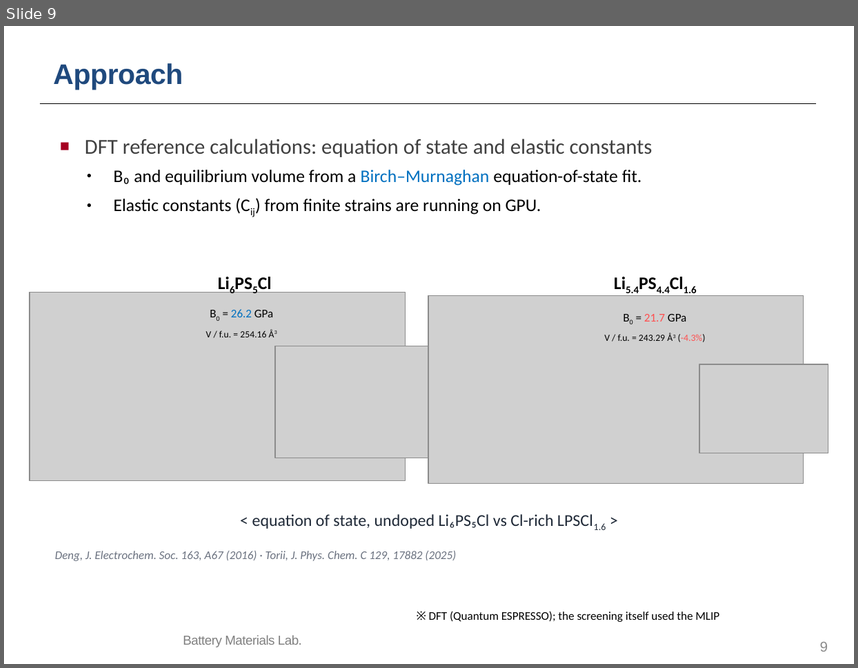
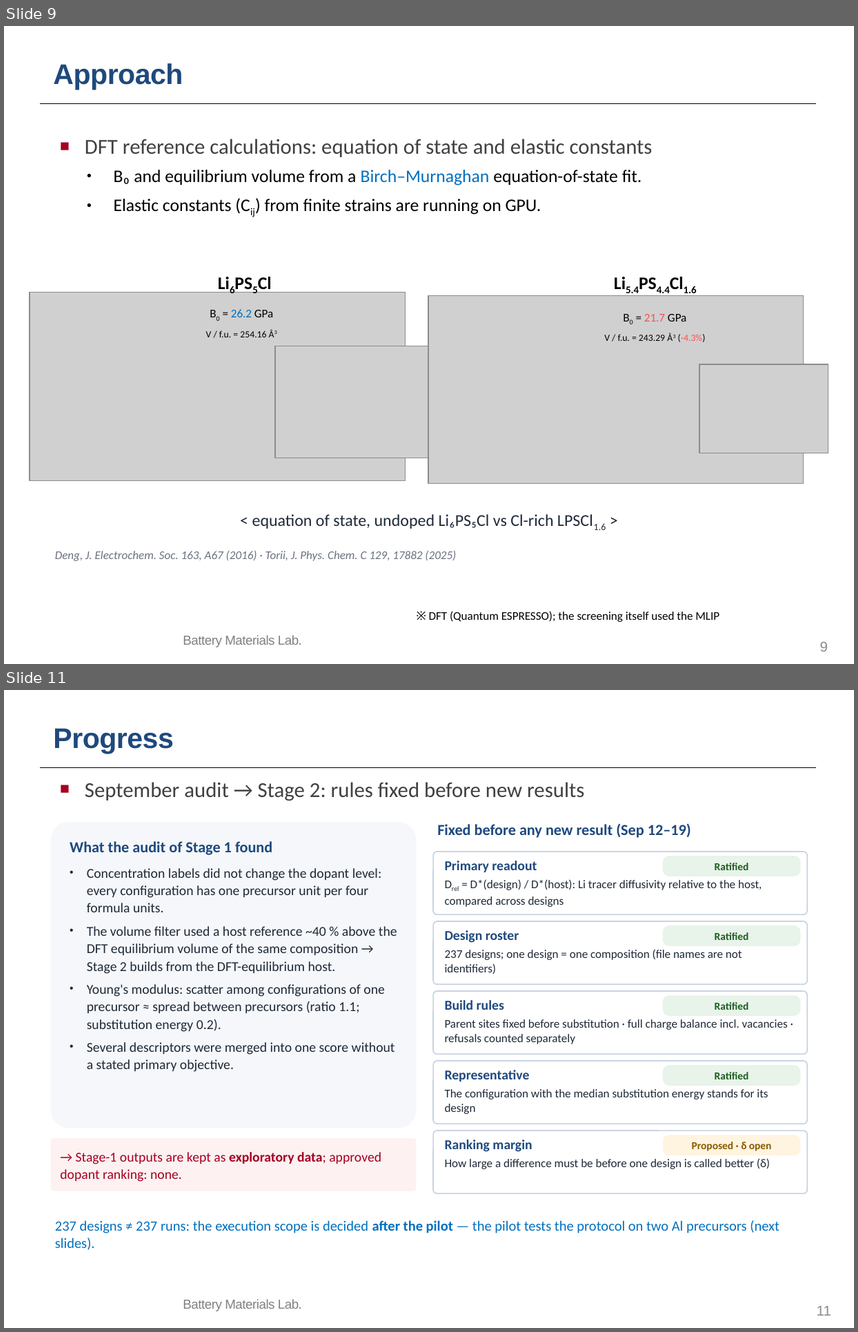
Before and after one commit to yonghoon7153-source/Yonghoon-DEM-DFT, a slide deck: kb/seminars/Research_Seminar_2026_10_13_cascade_progress.pptx. Shown one above the other, each under a label of ours: slide 9 before the commit, slides 9 and 11 after it; the slides between them are not shown. The pictures are 858x668 and 858x1332 pixels, drawn with LibreOffice and Linux fonts; fonts in the diff are those of the drawing; grey boxes stand for pictures; background and template pictures are left out. Boxes give left, top, right and bottom in pixels: in the first picture for what was removed or moved away, otherwise in the second. Text is boxed around its words. In the diff, an @@ line names an element or a change of style, - is before the commit and + after.

```diff
--- a/kb/seminars/Research_Seminar_2026_10_13_cascade_progress.pptx
+++ b/kb/seminars/Research_Seminar_2026_10_13_cascade_progress.pptx
@@ slide 11 added at (4, 690, 854, 1328), background #FFFFFF; not listed: 3 template elements that a slide beside it also shows @@
@@ text added at (53, 728, 173, 754), 24 pt, text #1F497D, bold @@
+Progress
@@ text added at (85, 782, 584, 801), 18 pt, text #404040 @@
+■ September audit → Stage 2: rules fixed before new results
@@ rounded rectangle added at (51, 822, 417, 1127), fill #F5F7FA, 11.5 pt, text #1F2937 @@
+What the audit of Stage 1 found
+• Concentration labels did not change the dopant level: every configuration has one precursor unit per four formula units.
+• The volume filter used a host reference ~40 % above the DFT equilibrium volume of the same composition → Stage 2 builds from the DFT-equilibrium host.
+• Young's modulus: scatter among configurations of one precursor ≈ spread between precursors (ratio 1.1; substitution energy 0.2).
+• Several descriptors were merged into one score without a stated primary objective.
@@ text added at (437, 823, 691, 838), 13 pt, text #1F497D, bold @@
+Fixed before any new result (Sep 12–19)
@@ rounded rectangle added at (433, 851, 807, 914), fill #FFFFFF, outline #C9D3E3 1 pt, 10 pt, text #1F2937 @@
+Primary readout
+Drel = D*(design) / D*(host): Li tracer diffusivity relative to the host, compared across designs
@@ rounded rectangle added at (663, 856, 800, 876), fill #E8F3EA, 9 pt, text #1B5E20, bold @@
+Ratified
@@ rounded rectangle added at (433, 921, 807, 984), fill #FFFFFF, outline #C9D3E3 1 pt, 10 pt, text #1F2937 @@
+Design roster
+237 designs; one design = one composition (file names are not identifiers)
@@ rounded rectangle added at (663, 925, 800, 946), fill #E8F3EA, 9 pt, text #1B5E20, bold @@
+Ratified
@@ rounded rectangle added at (433, 991, 807, 1054), fill #FFFFFF, outline #C9D3E3 1 pt, 10 pt, text #1F2937 @@
+Build rules
+Parent sites fixed before substitution · full charge balance incl. vacancies · refusals counted separately
@@ rounded rectangle added at (663, 995, 800, 1016), fill #E8F3EA, 9 pt, text #1B5E20, bold @@
+Ratified
@@ rounded rectangle added at (433, 1061, 807, 1123), fill #FFFFFF, outline #C9D3E3 1 pt, 10 pt, text #1F2937 @@
+Representative
+The configuration with the median substitution energy stands for its design
@@ rounded rectangle added at (663, 1065, 800, 1085), fill #E8F3EA, 9 pt, text #1B5E20, bold @@
+Ratified
@@ rounded rectangle added at (51, 1138, 417, 1191), fill #FDF1F1, 11.5 pt, text #A50021 @@
+→ Stage-1 outputs are kept as exploratory data; approved dopant ranking: none.
@@ rounded rectangle added at (433, 1130, 807, 1193), fill #FFFFFF, outline #C9D3E3 1 pt, 10 pt, text #1F2937 @@
+Ranking margin
+How large a difference must be before one design is called better (δ)
@@ rounded rectangle added at (663, 1134, 800, 1155), fill #FFF4E0, 9 pt, text #8A5A00, bold @@
+Proposed · δ open
@@ text added at (55, 1220, 780, 1250), 12 pt, text #0070C0 @@
+237 designs ≠ 237 runs: the execution scope is decided after the pilot — the pilot tests the protocol on two Al precursors (next slides).
```
Also in this commit, not shown: 10 slides changed, 17 other files.
